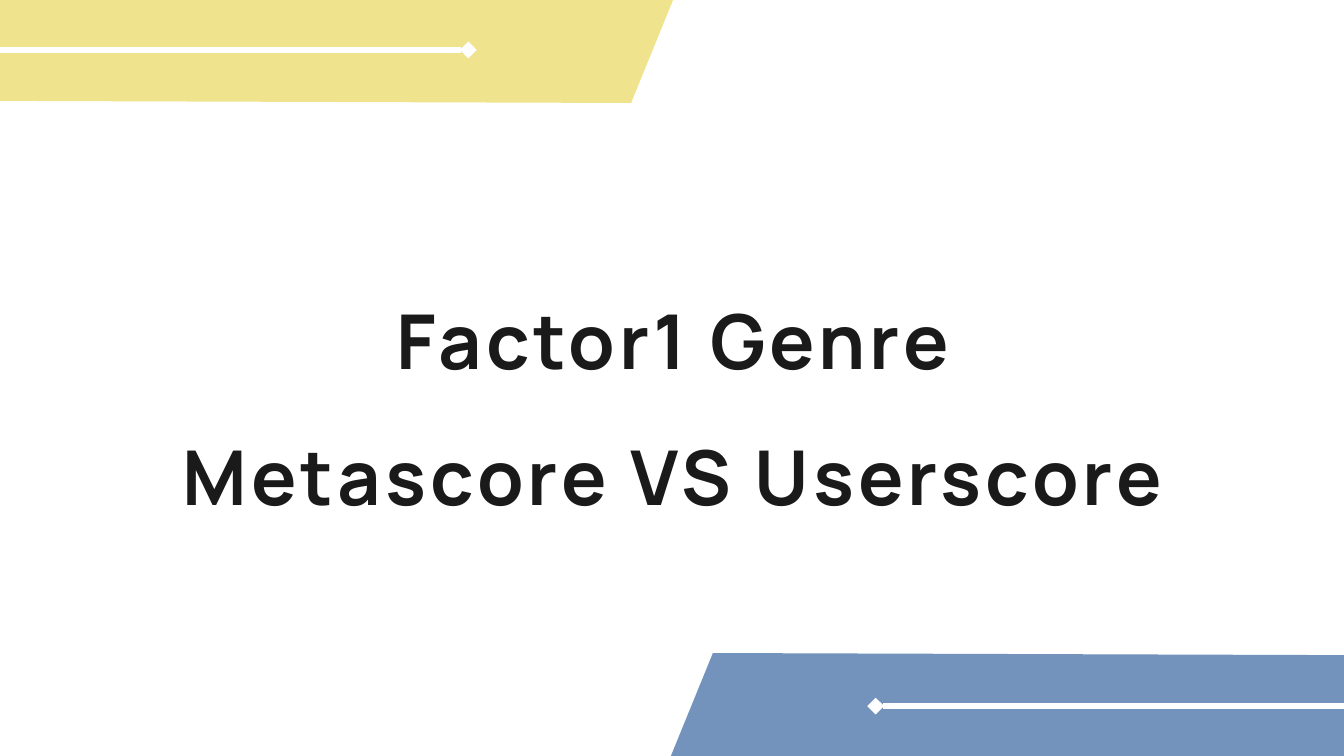
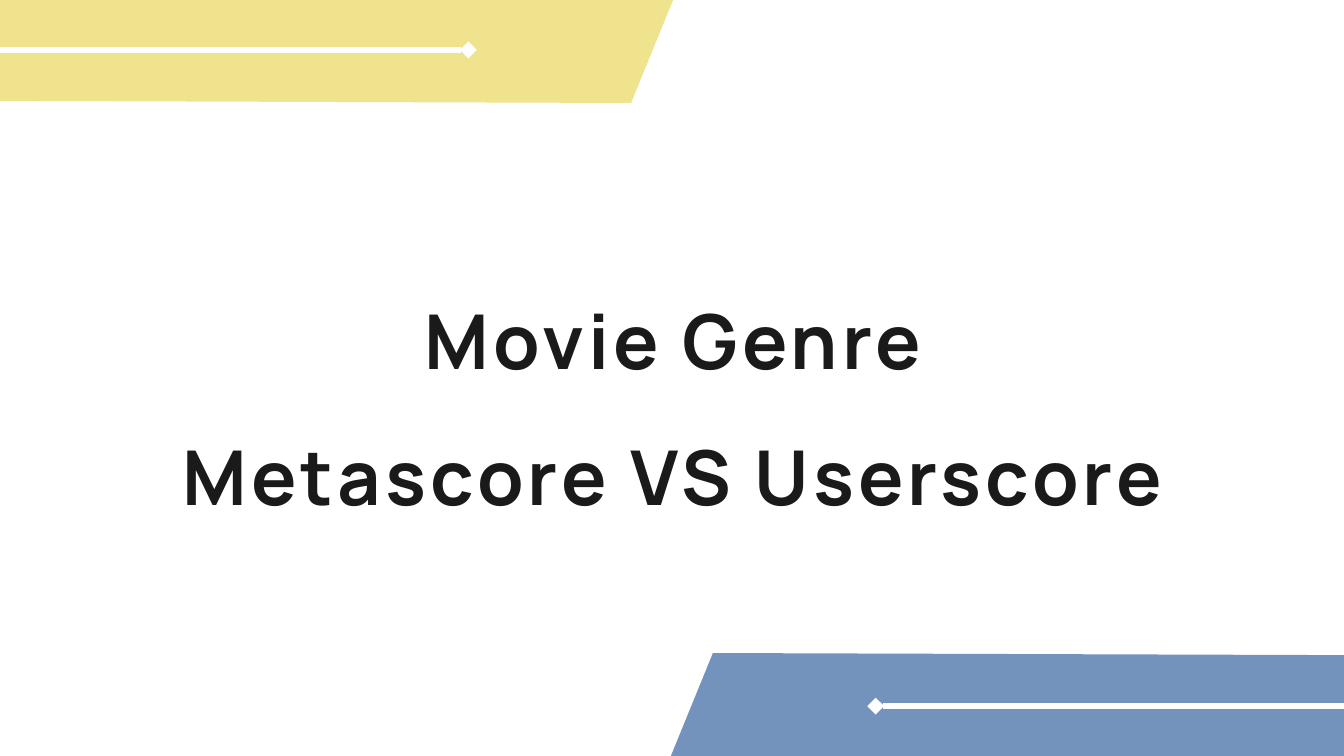
Before and after one commit to miazhx/metacritic, a slide deck: slide 8 of Metacritic Scrapy Project - Hanxiao(Mia) Zhang.pptx (slide 10 before the commit). Drawn at 1344x756 pixels with LibreOffice and Linux fonts; fonts in the diff are those of the drawing. Boxes give left, top, right and bottom in pixels: in the first picture for what was removed or moved away, otherwise in the second. Text is boxed around its words. In the diff, an @@ line names an element or a change of style, - is before the commit and + after.

```diff
--- a/Metacritic Scrapy Project - Hanxiao(Mia) Zhang.pptx
+++ b/Metacritic Scrapy Project - Hanxiao(Mia) Zhang.pptx
@@ text at (424,313,922,370): text changed @@
-Factor1 Genre
+Movie Genre
```
Also in this commit, not shown: 4 other slides changed, 1 slide added, 2 slides removed, 8 other files.
